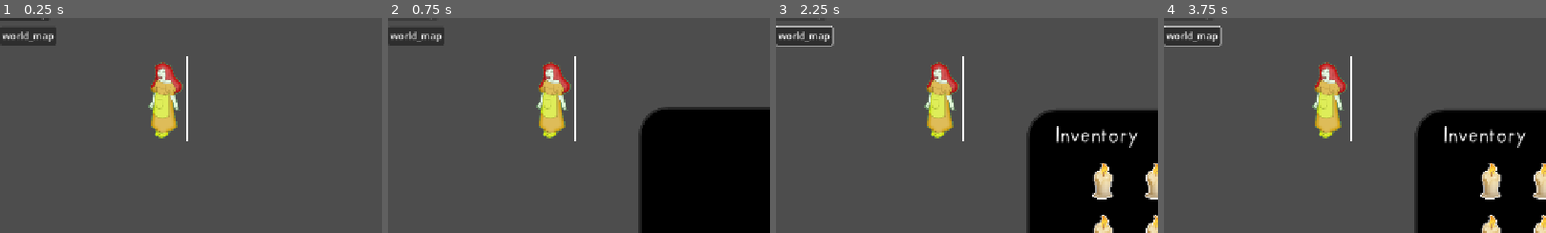
Above: before the commit, frames 1-4 (left to right).
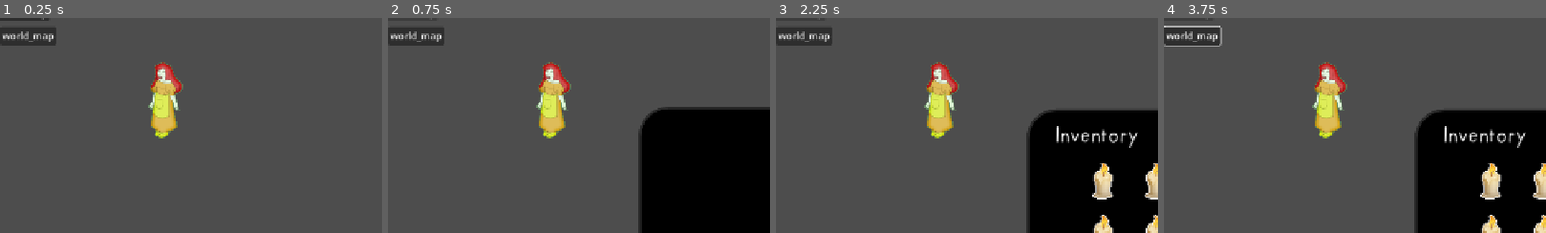
Above: after the commit, the same moments.

Repository: Piyan0/tim_movement
Game: Godot game, scene res://levels/main/main.tscn
The game is run twice, just before and just after one commit, with the same random seed, the same clock (stepped at 60 frames per second) and the same inputs.
Inputs (mouse positions are % of the whole screen's width and height, from its top left):
- Up to frame 1 (0.25 s): no input
- Up to frame 2 (0.75 s): click "inventory" at 0.5 s
- Up to frame 3 (2.25 s): click "world_map" at 1.25 s; tap Enter (ui_accept) at 2 s; move the mouse to (72, 45) at 2.02 s; hold Right (ui_right) from 2.03 s (still down); click (72, 45) at 2.17 s
- Up to frame 4 (3.75 s): tap Enter (ui_accept) at 2.27, 2.75, 3.5 s; release Right (ui_right) at 2.75 s; drag from (30, 55) to (45, 70) at 2.77 s; move the mouse to (60, 28) at 3.52 s; hold Right (ui_right) from 3.53 s (still down); click (60, 28) at 3.67 s
The pictures show only the part of the screen within x 0-50%, y 4-54%; the shares and areas given below are measured in that part.

The runs differ from the first frame. In frame 1, 0.2% of the frame differs, in the area x 48-50%, y 17-58%; in frame 2, 0.2%; in frame 3, 0.4%, in the area x 0-50%, y 3-58%; in frame 4, 0.2%.

Commit message:
m

Diff:
--- a/commons/drag_item_global.gd
+++ b/commons/drag_item_global.gd
@@ -4,4 +4,7 @@
 func add_drag_item(item_name, texture, pos):
     var dragable = DragableItem.create(item_name, texture)
     dragable.position = pos
+    dragable.item_released.connect(func(item_id, drop_pos):
+        get_tree().call_group("interact_click", "handle_item_drop", item_id, drop_pos)
+    )
     GlobalCanvas.add_child(dragable)
--- /dev/null
+++ b/commons/global_state.gd
@@ -0,0 +1,10 @@
+extends Node
+
+enum GameState {
+    FREE,
+    DRAG_ITEM,
+    MENU,
+}
+
+var current_state = GameState.FREE
+var is_holding_item = false
--- a/entities/interact_click/interact_click.gd
+++ b/entities/interact_click/interact_click.gd
@@ -47,10 +47,7 @@
 func _input(event: InputEvent) -> void:
     if event is InputEventMouseButton:
         if event.button_index == MOUSE_BUTTON_LEFT && event.pressed:
-                if !Rect2(click_area.global_position, click_area.size).has_point(get_global_mouse_position()):
-                    return
-                if interact_count > 0:
-                    return
+                if !_can_interact(): return
 
                 _focus_state()
                 interact_count += 1
@@ -59,6 +56,18 @@
                     _reset_state()
                 interact_count -= 1
 
+
+func handle_item_drop(item_id, drop_position):
+    if !get_click_rect().has_point(drop_position):
+        return
+    interact_count += 1
+    await _active_page.item_dropped(item_id)
+    _reset_state()
+    interact_count -= 1
+
+
+func get_click_rect():
+    return Rect2(click_area.global_position, click_area.size)
 
 func refresh_page(tag_list):
     for page in interact_pages:
@@ -80,3 +89,13 @@
 func _update_page(page: InteractPage):
     spr_graphic.texture = page.idle_graphic
     spr_graphic.offset = page.offset
+
+
+func _can_interact():
+    var conditions = [
+        GlobalState.current_state == GlobalState.GameState.FREE,
+        interact_count == 0,
+        get_click_rect().has_point(get_global_mouse_position())
+    ]
+
+    return conditions.all(func(cond): return cond == true)
--- a/entities/interact_click/interact_click.tscn
+++ b/entities/interact_click/interact_click.tscn
@@ -46,4 +46,3 @@
 offset_right = 68.5
 offset_bottom = 181.0
 border_color = Color(1, 1, 1, 1)
-editor_only = false
--- a/entities/interact_click/interact_page.gd
+++ b/entities/interact_click/interact_page.gd
@@ -17,6 +17,10 @@
     await source.new()._interact()
 
 
+func item_dropped(item_id):
+    await source.new()._item_dropped(item_id)
+
+
 func is_active(tags_list):
     if tags.is_empty():
         return true
--- a/entities/interact_click/interact_page_source.gd
+++ b/entities/interact_click/interact_page_source.gd
@@ -7,3 +7,7 @@
 
 func _interact():
     print("default interact.")
+
+
+func _item_dropped(item_id):
+    print("given with id ", item_id, ".")
--- a/entities/interact_click/source_default.gd
+++ b/entities/interact_click/source_default.gd
@@ -1,7 +1,10 @@
 extends InteractPageSource
 
 func _hover_text():
-    return "talk"
+    if GlobalState.is_holding_item:
+        return "Give"
+    else:
+        return "talk"
 
 
 func _interact():
@@ -10,3 +13,10 @@
     text.append("Lilian/lilian/ It's a good day right...")
     text.append("Shane/ shane / See you later")
     await x.text(text)
+
+
+func _item_dropped(item_id):
+    var x = InteractActions.new()
+    var text = []
+    text.append("Lilian/lilian/ I don't need that...")
+    await x.text(text)
--- a/project.godot
+++ b/project.godot
@@ -21,6 +21,7 @@
 DebugConsole="*uid://cptj8gk2xleig"
 GlobalCanvas="*uid://r1r6pjrclgvj"
 Bootstrap="*uid://b13fk2pmhgy2n"
+GlobalState="*uid://d1j4hf6rbs4ie"
 
 [display]
 
@@ -43,6 +44,10 @@
 ]
 }
 
+[input_devices]
+
+pointing/emulate_touch_from_mouse=true
+
 [physics]
 
 3d/physics_engine="Jolt Physics"
--- a/ui/dialogue/dialogue.gd
+++ b/ui/dialogue/dialogue.gd
@@ -16,6 +16,7 @@
     ]
 
 func _ready():
+    modulate = Color.TRANSPARENT
     lb_content.text = ""
     lb_name.text = ""
     tr_avatar.hide()
@@ -44,8 +45,8 @@
     )
 
     await get_tree().process_frame
+    modulate = Color.WHITE
     open_center.close_state()
-    #await get_tree().create_timer(1).timeout
     main_container.hide()
     await open_center.open()
     main_container.show()
--- a/ui/hud/hud.tscn
+++ b/ui/hud/hud.tscn
@@ -9,6 +9,7 @@
 anchor_bottom = 1.0
 grow_horizontal = 2
 grow_vertical = 2
+mouse_filter = 2
 script = ExtResource("1_xmswo")
 btn_world_map = NodePath("Button2")
 btn_inventory = NodePath("Button")
--- a/ui/inventory/dragable_item.gd
+++ b/ui/inventory/dragable_item.gd
@@ -1,7 +1,7 @@
 class_name DragableItem
 extends Control
 
-signal item_released()
+signal item_released(item_id, release_pos)
 
 @export var click_rect: Control
 @export var tr_item: TextureRect
@@ -11,6 +11,8 @@
 
 func _ready() -> void:
     Input.mouse_mode = Input.MOUSE_MODE_HIDDEN
+    GlobalState.is_holding_item = true
+    GlobalState.current_state = GlobalState.GameState.DRAG_ITEM
 
 
 func _process(delta: float) -> void:
@@ -33,11 +35,18 @@
 
 
 func vanish():
+    var drop_pos = get_global_mouse_position()
     var t = create_tween().set_trans(Tween.TRANS_BACK).set_ease(Tween.EaseType.EASE_IN)
     t.tween_property(tr_item, "scale", Vector2(0, 0), 0.2)
     await t.finished
+    GlobalState.is_holding_item = false
+    GlobalState.current_state = GlobalState.GameState.FREE
     Input.mouse_mode = Input.MOUSE_MODE_VISIBLE
+    item_released.emit(item_name, drop_pos)
+
     queue_free()
+
+
 
 
 func _get_click_rect():
--- a/ui/inventory/dragable_item.tscn
+++ b/ui/inventory/dragable_item.tscn
@@ -22,12 +22,13 @@
 
 [node name="Control" type="Control" parent="." unique_id=285728491]
 layout_mode = 2
-mouse_filter = 1
+mouse_filter = 2
 
 [node name="TextureRect" type="TextureRect" parent="Control" unique_id=1705643986]
 layout_mode = 0
 offset_right = 64.0
 offset_bottom = 64.0
 pivot_offset = Vector2(32, 32)
+mouse_filter = 2
 texture = ExtResource("2_n02jd")
 expand_mode = 4
--- a/ui/inventory/inventory.gd
+++ b/ui/inventory/inventory.gd
@@ -15,6 +15,7 @@
         await open()
 
 func _ready() -> void:
+    GlobalState.current_state = GlobalState.GameState.MENU
     for i in item_container.get_children():
         i.item_clicked.connect(func(item_name, texture):
             if _is_dragging_item:
@@ -59,6 +60,7 @@
     container.hide()
     await open_center.close()
     queue_free()
+    GlobalState.current_state = GlobalState.GameState.FREE
 
 
 func _disable_select():
Not shown, added: commons/global_state.gd.uid
